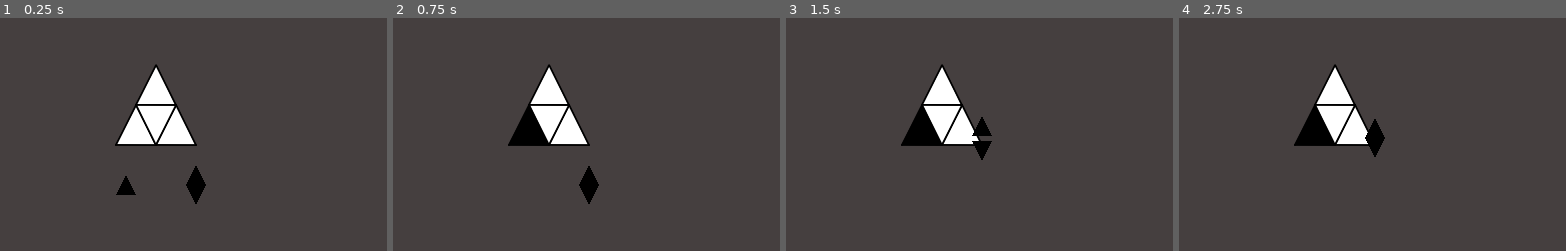
Above: before the commit, frames 1-4 (left to right).
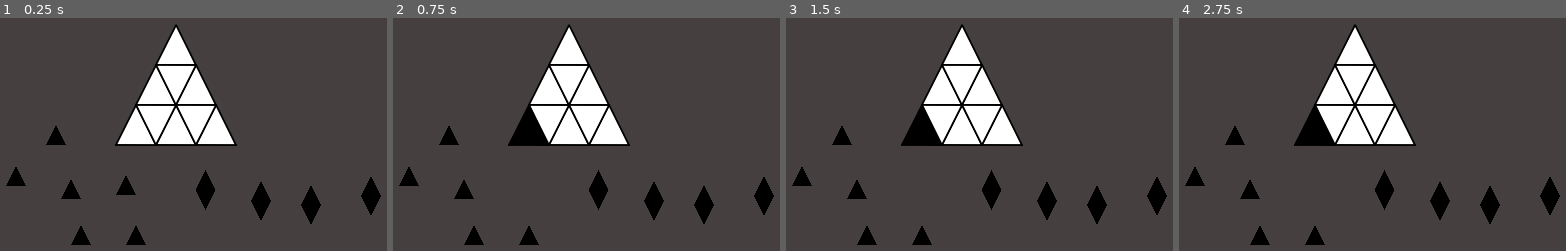
Above: after the commit, the same moments.

Repository: rubenm101096-cmyk/ProjectTriangle
Game: Godot game, scene res://Scenes/World.tscn
Two runs of this game, one before a commit and one after it. Both use one fixed random seed, a clock stepped at 60 frames per second and the inputs below.
Inputs (mouse positions are in pixels of both pictures, inside the frame that each line leads up to):
- Up to frame 1 (0.25 s): no input
- Up to frame 2 (0.75 s): tap Enter at 0.5 s; move the mouse to (520, 188) at 0.52 s; click (520, 188) at 0.6 s
- Up to frame 3 (1.5 s): tap Space at 1.25 s; move the mouse to (983, 185) at 1.27 s; click (983, 185) at 1.35 s
- Up to frame 4 (2.75 s): tap Enter at 2 s; move the mouse to (1415, 71) at 2.02 s; click (1415, 71) at 2.1 s

The runs differ from the first frame. In frame 1, 7.7% of the frame differs, in the area x 1-99%, y 2-98%; in frame 2, 7.7%; in frame 3, 7.6%; in frame 4, 7.6%.

Commit message:
Implemented TriangleChecker + Fine Tuning

Diff:
--- /dev/null
+++ b/Scenes/CellDown.tscn
@@ -0,0 +1,29 @@
+[gd_scene load_steps=3 format=2]
+
+[ext_resource path="res://Scripts/ShapeOutliner.gd" type="Script" id=1]
+[ext_resource path="res://Scripts/Cell.gd" type="Script" id=2]
+
+[node name="Cell" type="Area2D"]
+scale = Vector2( -1, -1 )
+collision_layer = 2
+collision_mask = 8
+input_pickable = false
+script = ExtResource( 2 )
+IsFlipped = true
+
+[node name="Shape" type="Polygon2D" parent="."]
+polygon = PoolVector2Array( 0, -32, 32, 32, -32, 32 )
+script = ExtResource( 1 )
+
+[node name="Outline" type="Line2D" parent="Shape"]
+width = 1.0
+default_color = Color( 0, 0, 0, 1 )
+antialiased = true
+
+[node name="Colission" type="CollisionPolygon2D" parent="."]
+position = Vector2( 0, -4 )
+scale = Vector2( 0.640625, 0.691546 )
+polygon = PoolVector2Array( -5.28879e-21, -10.6493, 24.9756, 33.8885, -5.28879e-21, 33.8885, -24.9756, 33.8885 )
+
+[connection signal="area_entered" from="." to="." method="_on_Cell_area_entered"]
+[connection signal="area_exited" from="." to="." method="_on_Cell_area_exited"]
--- a/Scenes/FillerScenes/Filler1.tscn
+++ b/Scenes/FillerScenes/Filler1.tscn
@@ -10,9 +10,8 @@
 [node name="ShapeList" type="Node2D" parent="."]
 script = ExtResource( 2 )
 
-[node name="Shape" type="Area2D" parent="ShapeList"]
+[node name="Shape" type="Area2D" parent="ShapeList" groups=["Filler"]]
 collision_layer = 4
-collision_mask = 0
 
 [node name="Polygon" type="Polygon2D" parent="ShapeList/Shape"]
 color = Color( 0, 0, 0, 1 )
--- a/Scenes/FillerScenes/Filler2.tscn
+++ b/Scenes/FillerScenes/Filler2.tscn
@@ -95,7 +95,7 @@
 position = Vector2( 0, -24 )
 script = ExtResource( 2 )
 
-[node name="Shape" type="Area2D" parent="ShapeList"]
+[node name="Shape" type="Area2D" parent="ShapeList" groups=["Filler"]]
 position = Vector2( 0, 8 )
 collision_layer = 4
 
@@ -106,7 +106,7 @@
 [node name="Collision" type="CollisionPolygon2D" parent="ShapeList/Shape"]
 polygon = PoolVector2Array( 0, -16, 16, 16, -16, 16 )
 
-[node name="Shape2" type="Area2D" parent="ShapeList"]
+[node name="Shape2" type="Area2D" parent="ShapeList" groups=["Filler"]]
 position = Vector2( 0, 40 )
 scale = Vector2( -1, -1 )
 collision_layer = 8
--- /dev/null
+++ b/Scenes/TriangleChecker.tscn
@@ -0,0 +1,17 @@
+[gd_scene load_steps=3 format=2]
+
+[ext_resource path="res://Scripts/TriangleChecker.gd" type="Script" id=1]
+
+[sub_resource type="CircleShape2D" id=1]
+radius = 40.05
+
+[node name="TriangleArea" type="Area2D"]
+collision_layer = 32
+collision_mask = 3
+input_pickable = false
+script = ExtResource( 1 )
+
+[node name="CollisionShape2D" type="CollisionShape2D" parent="."]
+shape = SubResource( 1 )
+
+[connection signal="area_entered" from="." to="." method="_on_TriangleArea_area_entered"]
--- a/Scenes/World.tscn
+++ b/Scenes/World.tscn
@@ -1,8 +1,9 @@
-[gd_scene load_steps=4 format=2]
+[gd_scene load_steps=5 format=2]
 
 [ext_resource path="res://Scenes/Cell.tscn" type="PackedScene" id=1]
 [ext_resource path="res://Scenes/FillerScenes/Filler1.tscn" type="PackedScene" id=2]
 [ext_resource path="res://Scenes/FillerScenes/Filler2.tscn" type="PackedScene" id=3]
+[ext_resource path="res://Scenes/CellDown.tscn" type="PackedScene" id=4]
 
 [node name="World" type="Node"]
 
@@ -21,20 +22,56 @@
 [node name="Cell" parent="TriangleContainer" instance=ExtResource( 1 )]
 position = Vector2( 0, -32 )
 
+[node name="Cell9" parent="TriangleContainer" instance=ExtResource( 1 )]
+position = Vector2( 32, -96 )
+
+[node name="Cell5" parent="TriangleContainer" instance=ExtResource( 1 )]
+position = Vector2( 64, -32 )
+
 [node name="Cell2" parent="TriangleContainer" instance=ExtResource( 1 )]
 position = Vector2( -32, 32 )
 
 [node name="Cell3" parent="TriangleContainer" instance=ExtResource( 1 )]
 position = Vector2( 32, 32 )
 
-[node name="Cell4" parent="TriangleContainer" instance=ExtResource( 1 )]
+[node name="Cell6" parent="TriangleContainer" instance=ExtResource( 1 )]
+position = Vector2( 96, 32 )
+
+[node name="Cell4" parent="TriangleContainer" instance=ExtResource( 4 )]
 position = Vector2( 0, 32 )
-scale = Vector2( -1, -1 )
-collision_layer = 2
-collision_mask = 8
+
+[node name="Cell7" parent="TriangleContainer" instance=ExtResource( 4 )]
+position = Vector2( 64, 32 )
+
+[node name="Cell8" parent="TriangleContainer" instance=ExtResource( 4 )]
+position = Vector2( 32, -32 )
 
 [node name="Filler" parent="." instance=ExtResource( 2 )]
 position = Vector2( 592, 384 )
 
+[node name="Filler7" parent="." instance=ExtResource( 2 )]
+position = Vector2( 608, 464 )
+
+[node name="Filler8" parent="." instance=ExtResource( 2 )]
+position = Vector2( 520, 464 )
+
+[node name="Filler9" parent="." instance=ExtResource( 2 )]
+position = Vector2( 480, 304 )
+
+[node name="Filler10" parent="." instance=ExtResource( 2 )]
+position = Vector2( 416, 370 )
+
+[node name="Filler3" parent="." instance=ExtResource( 2 )]
+position = Vector2( 504, 390 )
+
 [node name="Filler2" parent="." instance=ExtResource( 3 )]
-position = Vector2( 704, 384 )
+position = Vector2( 719, 392 )
+
+[node name="Filler4" parent="." instance=ExtResource( 3 )]
+position = Vector2( 808, 410 )
+
+[node name="Filler5" parent="." instance=ExtResource( 3 )]
+position = Vector2( 888, 416 )
+
+[node name="Filler6" parent="." instance=ExtResource( 3 )]
+position = Vector2( 984, 402 )
--- a/Scripts/Cell.gd
+++ b/Scripts/Cell.gd
@@ -1,26 +1,48 @@
 extends Area2D
+
+export(bool) var IsFlipped = false
 
 onready var shape = $Shape
 
+const TriangleChecker = preload("res://Scenes/TriangleChecker.tscn")
+
 var filler_candidate = null
 var cell_filled = false
+var offset = Vector2(0, -12) #clean code
+
+signal cell_filled
+signal cell_emptied
+
+func _ready():
+	if IsFlipped:
+		var triangleChecker = TriangleChecker.instance()
+		var main = get_tree().current_scene
+		main.call_deferred("add_child", triangleChecker)
+		triangleChecker.global_position = global_position + offset
 
 func _process(_delta):
 	if filler_candidate != null and filler_candidate.get_parent().are_all_shapes_over():
 		shape.color = Color.gray
 
 func _on_Cell_area_entered(area):
-	if not cell_filled:
+	if not cell_filled and area.is_in_group("Filler"):
 		filler_candidate = area
 		filler_candidate.get_parent().check_shape_list(filler_candidate.get_name(), true)
 
 func _on_Cell_area_exited(area):
-	if not cell_filled:
+	if not cell_filled and area.is_in_group("Filler"):
 		area.get_parent().check_shape_list(area.get_name(), false)
 		if area.get_parent().is_about_to_free():
 			shape.color = Color.black
 			cell_filled = true
+			emit_signal("cell_filled", self)
 		elif not area.get_parent().are_all_shapes_over():
 			shape.color = Color.white
 
 		filler_candidate = null
+
+func empty_cell():
+	shape.color = Color.white
+	cell_filled = false
+	filler_candidate = null
+	emit_signal("cell_emptied", self)
--- a/Scripts/ShapeList.gd
+++ b/Scripts/ShapeList.gd
@@ -24,6 +24,7 @@
 		self.about_to_free = true
 	elif animationPlayer != null:
 		animationPlayer.play("Return")
+		#return to original position?
 
 func check_shape_list(shape_name, add):
 	var i = 0
--- /dev/null
+++ b/Scripts/TriangleChecker.gd
@@ -0,0 +1,35 @@
+extends Area2D
+
+var triangles = Array()
+var trianglesFilled = Dictionary()
+
+func _ready():
+	pass # Replace with function body.
+
+# Called every frame. 'delta' is the elapsed time since the previous frame.
+#func _process(delta):
+#	pass
+
+func _on_TriangleArea_area_entered(area):
+	if not triangles.has(area):
+		area.connect("cell_filled", self, "_on_TriangleChecker_cell_filled")
+		area.connect("cell_emptied", self, "_on_TriangleChecker_cell_emptied")
+		triangles.append(area)
+		trianglesFilled[area] = false
+
+func _are_all_triangles_filled():
+	for cell in trianglesFilled.values():
+		if cell == false:
+			return false
+
+	return true
+
+func _on_TriangleChecker_cell_filled(cell):
+	trianglesFilled[cell] = true
+
+	if _are_all_triangles_filled():
+		for cell in triangles:
+			cell.empty_cell()
+
+func _on_TriangleChecker_cell_emptied(cell):
+	trianglesFilled[cell] = false
